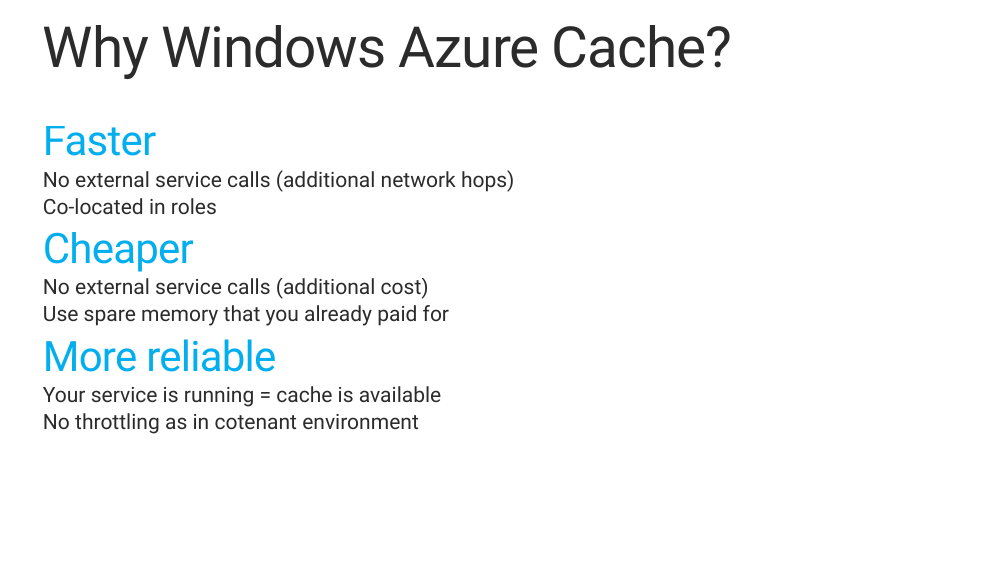
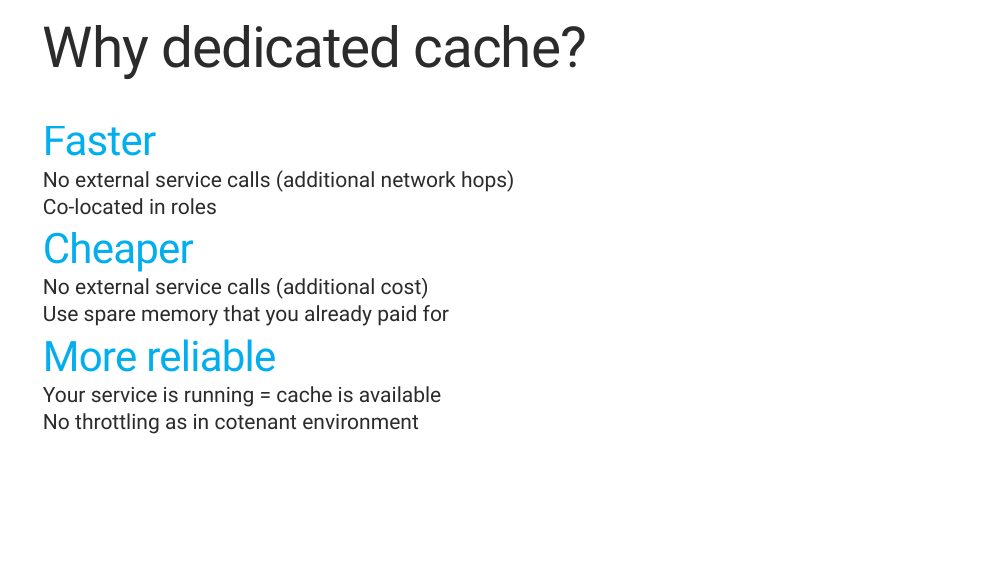
Before and after one commit to HaishiBai/PRESENTATION-ScalableGlobalAndHighlyAvailableApps, a slide deck: slide 24 of BuildingScalableGlobalAndHighlyAvailableWebApps.pptx. Drawn at 1008x567 pixels with LibreOffice and Linux fonts; fonts in the diff are those of the drawing. Boxes give left, top, right and bottom in pixels: in the first picture for what was removed or moved away, otherwise in the second. Text is boxed around its words. In the diff, an @@ line names an element or a change of style, - is before the commit and + after.

```diff
--- a/BuildingScalableGlobalAndHighlyAvailableWebApps.pptx
+++ b/BuildingScalableGlobalAndHighlyAvailableWebApps.pptx
@@ title at (43, 25, 587, 79): text changed @@
-Why Windows Azure Cache?
+Why dedicated cache?
```
Also in this commit, not shown: 1 other slide changed.
